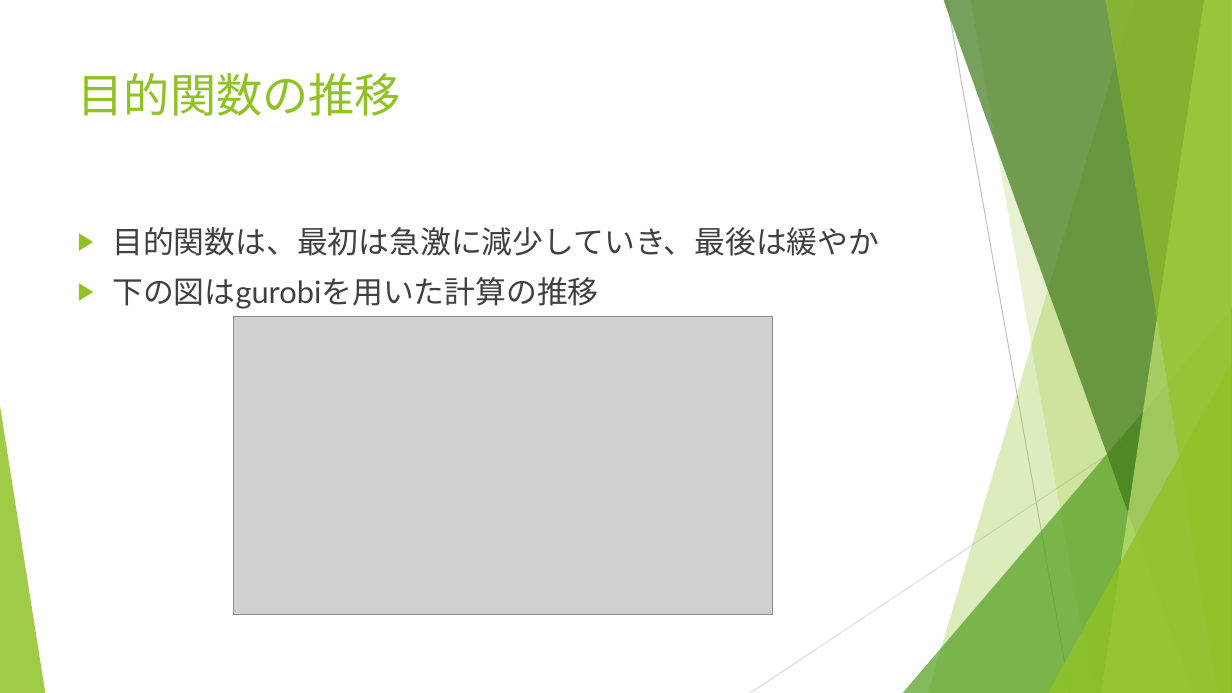
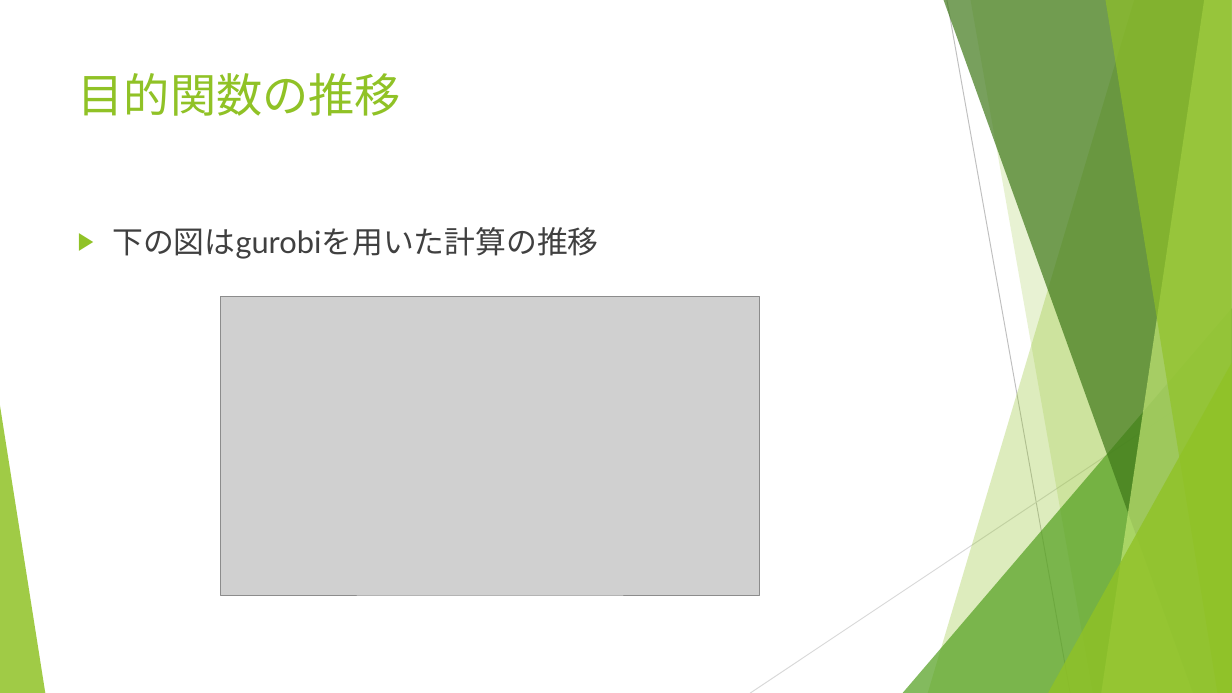
Before and after one commit to r-kurosu/kline_new, a slide deck: slide 9 of 11_30_共有資料.pptx. Drawn at 1232x693 pixels with LibreOffice and Linux fonts; fonts in the diff are those of the drawing; grey boxes stand for pictures. Boxes give left, top, right and bottom in pixels: in the first picture for what was removed or moved away, otherwise in the second. Text is boxed around its words. In the diff, an @@ line names an element or a change of style, - is before the commit and + after.

```diff
--- a/11_30_共有資料.pptx
+++ b/11_30_共有資料.pptx
@@ text at (x1=112, y1=227, x2=879, y2=256): paragraph removed @@
-▶ 目的関数は、最初は急激に減少していき、最後は緩やか
@@ picture moved from (x1=234, y1=316, x2=773, y2=615) to (x1=221, y1=297, x2=760, y2=595) @@
```
Also in this commit, not shown: 4 other slides changed, 9 slides added.
